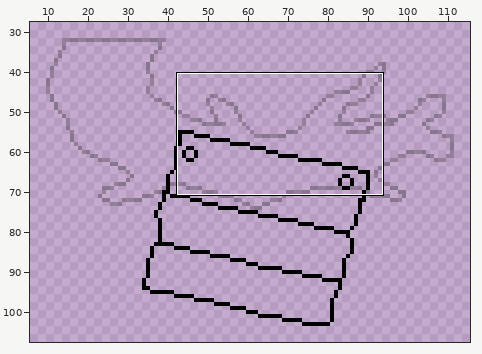
Two states of a pixel-art file, OpenGL/Content/images/ui_0.aseprite. The picture above shows the old version from afar; the outline marks the close-up.
Close-up. Old version:
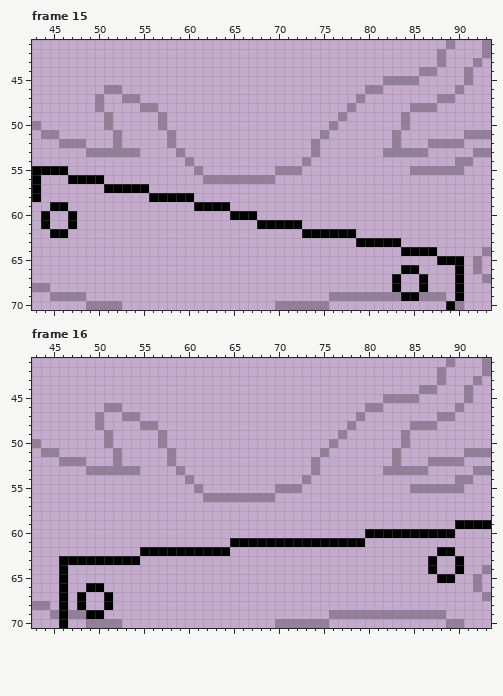
160x128 pixels, 17 frames. Shown: frame 15: x 43..93, y 41..70; frame 16: x 43..93, y 41..70. The wide view leaves out empty margins. The commit also changed other frames or places, which this record leaves out.
After:
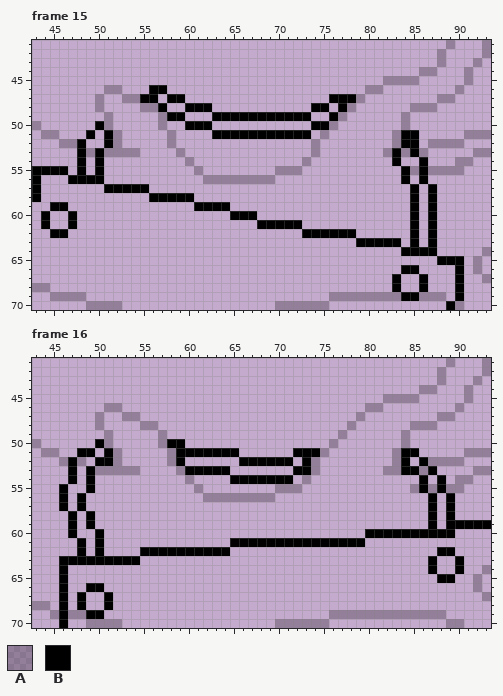
Palette (. is transparent): A #00000040  B #000000
Author's note on the commit: Did more work on the UI. In the middle of drawing up the UI opening animation.
The exact change:
Frame 15, layer "Layer 8":
There is now colour B in row 46 at x 56 to 57; in row 47 at x 55 to 56, 58 to 59 and 76 to 78; in row 48 at x 57, 60 to 62, 74 to 75 and 77; in row 49 at x 58 to 59, 63 to 73 and 76; in row 50 at x 50, 60 to 62 and 74 to 75; in row 51 at x 49, 51, 63 to 73 and 84 to 85.
There is now colour B in row 52 at x 51 and 84 to 85; in row 53 at x 48; in row 54 at x 48, 50, 83 and 86; in row 55 at x 48, 50 and 84; in row 56 at x 84 and 86; in rows 57 to 63 at x 85 and 87.
The edit turns colour A into colour B in row 52 at x 48; in row 53 at x 50, 83 and 85; in row 55 at x 86.
Frame 16, layer "Layer 8":
There is now colour B in row 50 at x 50 and 58 to 59; in row 51 at x 48 to 49, 51, 59 to 65, 72 to 74 and 84 to 85; in row 52 at x 50 to 51, 59, 66 to 71, 73, 84 and 86; in row 53 at x 47, 60 to 64, 72 to 73 and 87; in row 54 at x 47, 49, 65 to 71, 86 and 88; in row 55 at x 46 and 49.
There is now colour B in rows 56 to 57 at x 46, 48, 87 and 89; in rows 58 to 59 at x 47, 49, 87 and 89; in row 60 at x 47 and 50; in rows 61 to 62 at x 48 and 50.
The edit turns colour A into colour B in row 52 at x 47; in row 53 at x 49 and 84 to 85; in row 55 at x 86 and 88.
Boxes around the changes in both close-ups, in picture pixels (x1, y1, x2, y2):
added: (140, 85, 356, 139)
changed: (77, 121, 113, 175)
changed: (392, 130, 437, 247)
changed: (59, 439, 113, 556)
added: (167, 439, 320, 484)
changed: (401, 448, 455, 529)
